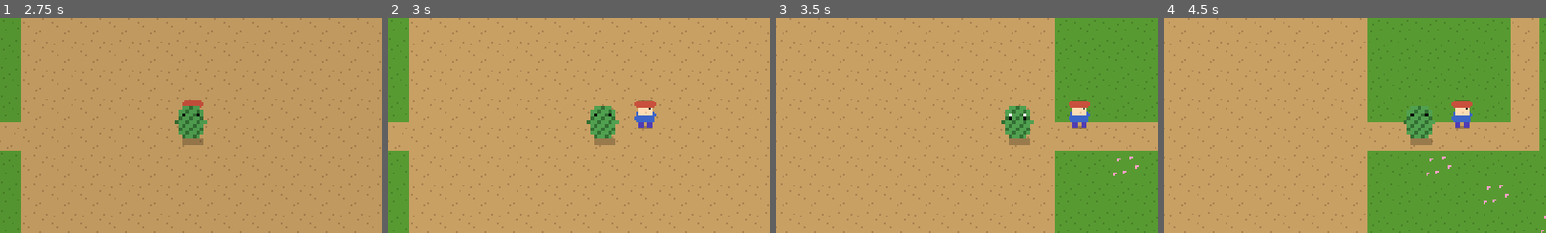
Above: before the commit, frames 1-4 (left to right).
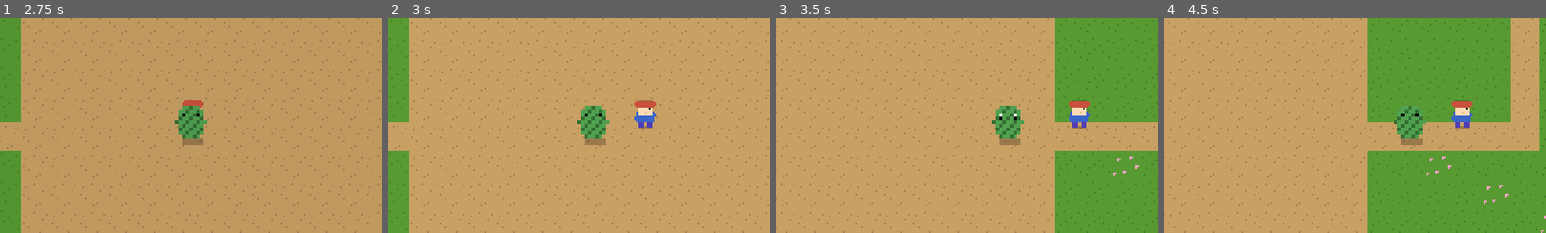
Above: after the commit, the same moments.

Repository: SalesKlugGabriel/pokemobile
Game: Godot game, scene res://scenes/ui/TitleScreen.tscn
Same seed, same stepped clock (60 frames per second), same inputs: the game is played once before the commit and once after it.
Inputs (mouse positions are % of the whole screen's width and height, from its top left):
- Up to frame 1 (2.75 s): click "Novo Jogo" at 0.5 s; click (54, 18) at 1.27 s; type "Alex" at 1.35 s; click "Iniciar Aventura" at 2 s
- Up to frame 2 (3 s): tap Enter (interact) at 2.75 s; move the mouse to (72, 45) at 2.77 s; hold D (move_right) from 2.78 s (still down); hold Enter (interact) from 2.78 s (still down); click (72, 45) at 2.92 s
- Up to frame 3 (3.5 s): keep holding D (move_right); keep holding Enter (interact)
- Up to frame 4 (4.5 s): release D (move_right) at 3.5 s; release Enter (interact) at 3.5 s; drag from (30, 55) to (57, 50) at 3.52 s; move the mouse to (60, 28) at 4.27 s; hold D (move_right) from 4.28 s (still down); tap Space (pokeball) at 4.35 s
The pictures show only the part of the screen within x 25-75%, y 26-76%; the shares and areas given below are measured in that part.

Frame 1 is identical in both runs. In frame 2, 1.1% of the frame differs, in the area x 49-61%, y 40-60%; in frame 3, 1.1%, in the area x 56-68%, y 40-60%; in frame 4, 1.1%.

Commit message:
Pokémon seguidor a 2 tiles de distância + derrota leva ao Centro Pokémon
FOLLOW_DISTANCE de 24px (1,5 tile) pra 32px (2 tiles), pedido do
Gabriel pra não sobrepor o sprite do treinador. Botão "Continuar" da
tela de derrota agora leva de fato ao PokemonCenter.tscn (já curava o
time, só reaparecia num ponto qualquer do WorldMap).

Co-Authored-By: Claude Sonnet 5 <noreply@anthropic.com>
Claude-Session: https://claude.ai/code/session_01NY4dXQtXXV979rmqJkqHF2

Diff:
--- a/scenes/ui/GameOverScene.tscn
+++ b/scenes/ui/GameOverScene.tscn
@@ -29,7 +29,7 @@
 
 [node name="Message" type="Label" parent="Panel/VBox"]
 layout_mode = 2
-text = "Todos os seus Pokémon desmaiaram."
+text = "Todos os seus Pokémon desmaiaram e você foi levado ao Centro Pokémon."
 horizontal_alignment = 1
 autowrap_mode = 3
 
--- a/scripts/entities/FollowerPokemon.gd
+++ b/scripts/entities/FollowerPokemon.gd
@@ -16,7 +16,7 @@
 # Constantes
 # ──────────────────────────────────────────────────────────────────────────────
 
-const FOLLOW_DISTANCE   : float = 24.0   # px — distância de repouso atrás do Treinador
+const FOLLOW_DISTANCE   : float = 32.0   # px — distância de repouso atrás do Treinador (2 tiles de 16px, pra não sobrepor o sprite)
 const BODYGUARD_OFFSET  : float = 20.0   # px — distância do Treinador em direção ao inimigo
 const MOVE_SPEED_BASE   : float = 120.0
 
--- a/scripts/entities/TrainerEntity.gd
+++ b/scripts/entities/TrainerEntity.gd
@@ -138,8 +138,10 @@
 func _update_follower() -> void:
 	if not follower or not follower.has_method("set_target_position"):
 		return
-	# Pega posição ~24 px atrás (FOLLOW_DISTANCE frames no histórico)
-	var follow_frames : int = int(24.0 / (WALK_SPEED / 60.0))
+	# Pega a posição a FollowerPokemon.FOLLOW_DISTANCE px atrás no histórico — mesma constante
+	# usada pelo follower pra manter repouso, senão os dois número dessincronizam e a
+	# distância real de caminhada volta a ficar menor que o repouso.
+	var follow_frames : int = int(FollowerPokemon.FOLLOW_DISTANCE / (WALK_SPEED / 60.0))
 	follow_frames = clampi(follow_frames, 1, _trail.size())
 	var entry := _trail[_trail.size() - follow_frames]
 	follower.set_target_position(entry["pos"])
--- a/scripts/ui/GameOverScene.gd
+++ b/scripts/ui/GameOverScene.gd
@@ -21,7 +21,7 @@
 func _on_retry() -> void:
 	if SaveManager.has_save():
 		SaveManager.heal_team()
-		SceneTransition.fade_to("res://scenes/world/maps/WorldMap.tscn")
+		SceneTransition.fade_to("res://scenes/world/maps/PokemonCenter.tscn")
 	else:
 		_on_title()
 	hide()
Not shown, changed: progresso.md
